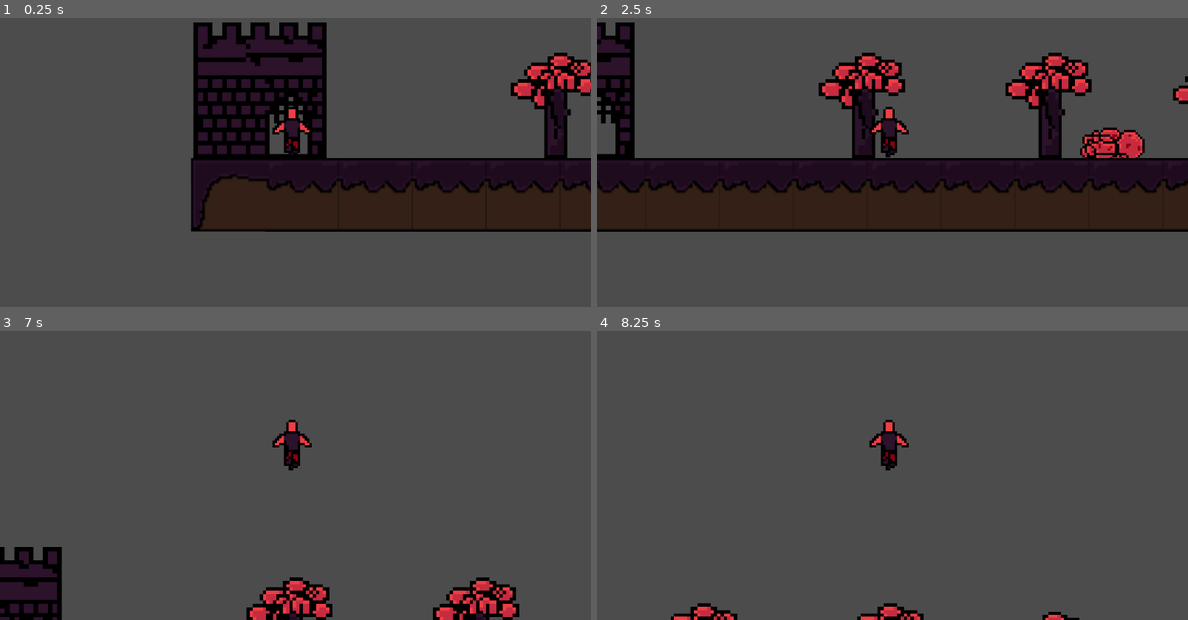
Above: before the commit, frames 1-4 (two rows, left to right).
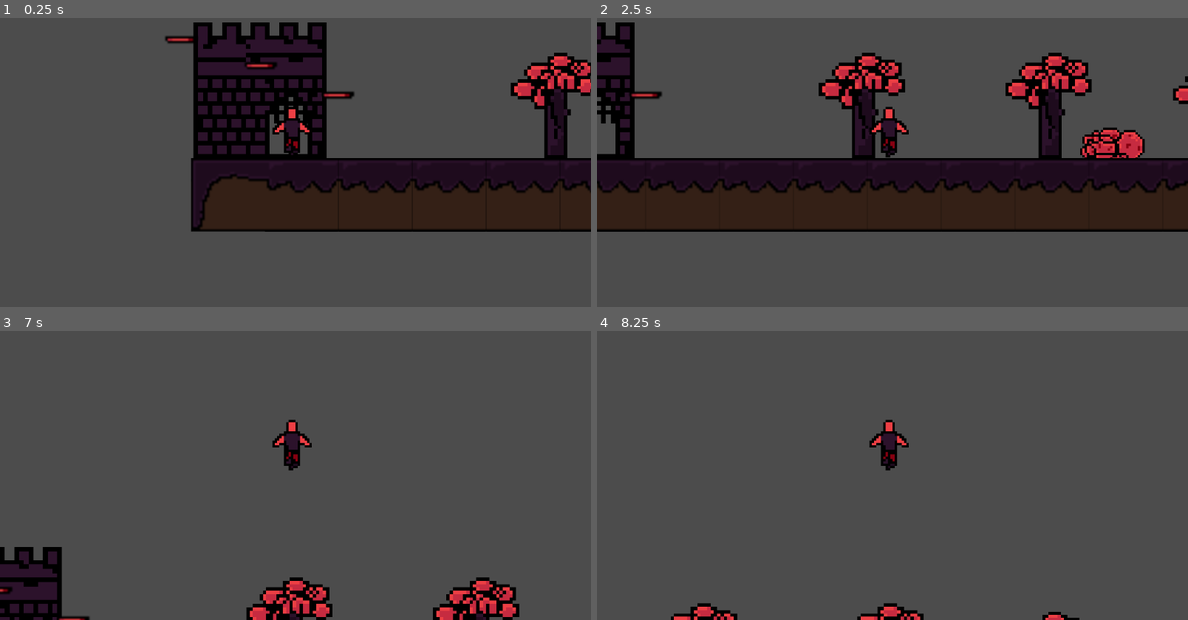
Above: after the commit, the same moments.

Repository: Diogoamorim27/GemeGeme
Game: Godot game, scene res://Beginning.tscn
Same seed, same stepped clock (60 frames per second), same inputs: the game is played once before the commit and once after it.
Inputs:
- Up to frame 1 (0.25 s): no input
- Up to frame 2 (2.5 s): tap Enter at 0.5 s; hold Right (ui_right) 0.53-2.03 s; tap Up (ui_up) at 0.77, 1.52 s; hold Left (ui_left) from 2.03 s (still down)
- Up to frame 3 (7 s): release Left (ui_left) at 2.78 s; hold Right (ui_right) 2.78-4.28 s; tap Up (ui_up) at 3.02, 3.77, 4.52, 6.02, 6.77 s; hold Left (ui_left) 4.28-5.03 s; hold Right (ui_right) 5.03-5.78 s; hold Left (ui_left) from 5.78 s (still down)
- Up to frame 4 (8.25 s): release Left (ui_left) at 7.28 s; hold Right (ui_right) from 7.28 s (still down); tap Up (ui_up) at 7.52 s

The runs differ from the first frame. In frame 1, 0.4% of the frame differs, in the area x 27-60%, y 6-29%; in frame 2, 0.1%; in frame 3, 0.1%; in frame 4, nothing differs.

Commit message:
levels started

Diff:
--- a/Beginning.tscn
+++ b/Beginning.tscn
@@ -1,14 +1,15 @@
-[gd_scene load_steps=22 format=2]
-
-[ext_resource path="res://Torre.png" type="Texture" id=1]
-[ext_resource path="res://árvorep.png" type="Texture" id=2]
+[gd_scene load_steps=23 format=2]
+
+[ext_resource path="res://Sprites/Torre.png" type="Texture" id=1]
+[ext_resource path="res://Sprites/árvorep.png" type="Texture" id=2]
 [ext_resource path="res://Player/Player.tscn" type="PackedScene" id=3]
-[ext_resource path="res://Arbusto.png" type="Texture" id=4]
-[ext_resource path="res://Personagem lutador.png" type="Texture" id=5]
-[ext_resource path="res://chao p1.png" type="Texture" id=6]
-[ext_resource path="res://chaoEsgoto.png" type="Texture" id=7]
-[ext_resource path="res://Parede.png" type="Texture" id=8]
-[ext_resource path="res://Chao escalamento.png" type="Texture" id=9]
+[ext_resource path="res://Sprites/Arbusto.png" type="Texture" id=4]
+[ext_resource path="res://Sprites/Personagem lutador.png" type="Texture" id=5]
+[ext_resource path="res://Sprites/chao p1.png" type="Texture" id=6]
+[ext_resource path="res://Sprites/chaoEsgoto.png" type="Texture" id=7]
+[ext_resource path="res://Sprites/Parede.png" type="Texture" id=8]
+[ext_resource path="res://Sprites/Chao escalamento.png" type="Texture" id=9]
+[ext_resource path="res://Sprites/Plataforma(1).png" type="Texture" id=10]
 
 [sub_resource type="ConvexPolygonShape2D" id=1]
 points = PoolVector2Array( 0, 0, 32, 0, 32, 32, 0, 32 )
@@ -16,12 +17,15 @@
 [sub_resource type="ConvexPolygonShape2D" id=2]
 points = PoolVector2Array( 0, 0, 32, 0, 32, 32, 0, 32 )
 
+[sub_resource type="ConvexPolygonShape2D" id=3]
+points = PoolVector2Array( 0, 0, 32, 0, 32, 32, 0, 32 )
+
+[sub_resource type="ConvexPolygonShape2D" id=4]
+points = PoolVector2Array( 0, 0, 32, 0, 32, 32, 0, 32 )
+
 [sub_resource type="ConvexPolygonShape2D" id=5]
 points = PoolVector2Array( 0, 0, 32, 0, 32, 32, 0, 32 )
 
-[sub_resource type="ConvexPolygonShape2D" id=3]
-points = PoolVector2Array( 0, 0, 32, 0, 32, 32, 0, 32 )
-
 [sub_resource type="ConvexPolygonShape2D" id=6]
 points = PoolVector2Array( 0, 0, 32, 0, 32, 32, 0, 32 )
 
@@ -40,10 +44,7 @@
 [sub_resource type="ConvexPolygonShape2D" id=11]
 points = PoolVector2Array( 0, 0, 32, 0, 32, 32, 0, 32 )
 
-[sub_resource type="ConvexPolygonShape2D" id=12]
-points = PoolVector2Array( 0, 0, 32, 0, 32, 32, 0, 32 )
-
-[sub_resource type="TileSet" id=4]
+[sub_resource type="TileSet" id=12]
 0/name = "chao p1.png 0"
 0/texture = ExtResource( 6 )
 0/tex_offset = Vector2( 0, 0 )
@@ -262,7 +263,19 @@
 flip_h = true
 
 [node name="TileMap" type="TileMap" parent="."]
-tile_set = SubResource( 4 )
+tile_set = SubResource( 12 )
 cell_size = Vector2( 32, 32 )
 format = 1
 tile_data = PoolIntArray( -131070, 0, 0, -131069, 0, 0, -131068, 0, 0, -131067, 0, 0, -131066, 0, 0, -131061, 0, 0, -13 …(1963 unchanged characters)…
+
+[node name="Plataforma(1)" type="Sprite" parent="."]
+position = Vector2( 63.7132, 423.164 )
+texture = ExtResource( 10 )
+
+[node name="Plataforma(1)2" type="Sprite" parent="."]
+position = Vector2( 30.346, 410.33 )
+texture = ExtResource( 10 )
+
+[node name="Plataforma(1)3" type="Sprite" parent="."]
+position = Vector2( -4.04794, 399.037 )
+texture = ExtResource( 10 )
--- /dev/null
+++ b/FirstScene.tscn
@@ -0,0 +1,211 @@
+[gd_scene load_steps=15 format=2]
+
+[ext_resource path="res://Sprites/Torre.png" type="Texture" id=1]
+[ext_resource path="res://Player/Player.tscn" type="PackedScene" id=2]
+[ext_resource path="res://Sprites/chao p1.png" type="Texture" id=3]
+[ext_resource path="res://Sprites/Parede.png" type="Texture" id=4]
+[ext_resource path="res://Sprites/árvorep.png" type="Texture" id=5]
+[ext_resource path="res://Sprites/Arbusto.png" type="Texture" id=6]
+[ext_resource path="res://Plataform.tscn" type="PackedScene" id=7]
+
+[sub_resource type="ConvexPolygonShape2D" id=1]
+points = PoolVector2Array( 0, 0, 32, 0, 32, 32, 0, 32 )
+
+[sub_resource type="ConvexPolygonShape2D" id=2]
+points = PoolVector2Array( 0, 0, 32, 0, 32, 32, 0, 32 )
+
+[sub_resource type="ConvexPolygonShape2D" id=3]
+points = PoolVector2Array( 0, 0, 32, 0, 32, 32, 0, 32 )
+
+[sub_resource type="ConvexPolygonShape2D" id=4]
+points = PoolVector2Array( 0, 0, 32, 0, 32, 32, 0, 32 )
+
+[sub_resource type="ConvexPolygonShape2D" id=5]
+points = PoolVector2Array( 0, 0, 32, 0, 32, 32, 0, 32 )
+
+[sub_resource type="ConvexPolygonShape2D" id=6]
+points = PoolVector2Array( 0, 0, 32, 0, 32, 32, 0, 32 )
+
+[sub_resource type="TileSet" id=7]
+0/name = "chao p1.png 0"
+0/texture = ExtResource( 3 )
+0/tex_offset = Vector2( 0, 0 )
+0/modulate = Color( 1, 1, 1, 1 )
+0/region = Rect2( 0, 0, 32, 32 )
+0/tile_mode = 0
+0/occluder_offset = Vector2( 0, 0 )
+0/navigation_offset = Vector2( 0, 0 )
+0/shapes = [ {
+"autotile_coord": Vector2( 0, 0 ),
+"one_way": false,
+"one_way_margin": 1.0,
+"shape": SubResource( 1 ),
+"shape_transform": Transform2D( 1, 0, 0, 1, 0, 0 )
+} ]
+0/z_index = 0
+1/name = "chao p1.png 1"
+1/texture = ExtResource( 3 )
+1/tex_offset = Vector2( 0, 0 )
+1/modulate = Color( 1, 1, 1, 1 )
+1/region = Rect2( 32, 0, 32, 32 )
+1/tile_mode = 0
+1/occluder_offset = Vector2( 0, 0 )
+1/navigation_offset = Vector2( 0, 0 )
+1/shapes = [ {
+"autotile_coord": Vector2( 0, 0 ),
+"one_way": false,
+"one_way_margin": 1.0,
+"shape": SubResource( 2 ),
+"shape_transform": Transform2D( 1, 0, 0, 1, 0, 0 )
+} ]
+1/z_index = 0
+2/name = "chao p1.png 2"
+2/texture = ExtResource( 3 )
+2/tex_offset = Vector2( 0, 0 )
+2/modulate = Color( 1, 1, 1, 1 )
+2/region = Rect2( 0, 32, 32, 32 )
+2/tile_mode = 0
+2/occluder_offset = Vector2( 0, 0 )
+2/navigation_offset = Vector2( 0, 0 )
+2/shapes = [ {
+"autotile_coord": Vector2( 0, 0 ),
+"one_way": false,
+"one_way_margin": 1.0,
+"shape": SubResource( 3 ),
+"shape_transform": Transform2D( 1, 0, 0, 1, 0, 0 )
+} ]
+2/z_index = 0
+3/name = "Parede.png 3"
+3/texture = ExtResource( 4 )
+3/tex_offset = Vector2( 0, 0 )
+3/modulate = Color( 1, 1, 1, 1 )
+3/region = Rect2( 0, 0, 32, 32 )
+3/tile_mode = 0
+3/occluder_offset = Vector2( 0, 0 )
+3/navigation_offset = Vector2( 0, 0 )
+3/shapes = [  ]
+3/z_index = 0
+4/name = "Parede.png 4"
+4/texture = ExtResource( 4 )
+4/tex_offset = Vector2( 0, 0 )
+4/modulate = Color( 1, 1, 1, 1 )
+4/region = Rect2( 32, 0, 32, 32 )
+4/tile_mode = 0
+4/occluder_offset = Vector2( 0, 0 )
+4/navigation_offset = Vector2( 0, 0 )
+4/shapes = [ {
+"autotile_coord": Vector2( 0, 0 ),
+"one_way": false,
+"one_way_margin": 1.0,
+"shape": SubResource( 4 ),
+"shape_transform": Transform2D( 1, 0, 0, 1, 0, 0 )
+} ]
+4/z_index = 0
+5/name = "Parede.png 5"
+5/texture = ExtResource( 4 )
+5/tex_offset = Vector2( 0, 0 )
+5/modulate = Color( 1, 1, 1, 1 )
+5/region = Rect2( 0, 32, 32, 32 )
+5/tile_mode = 0
+5/occluder_offset = Vector2( 0, 0 )
+5/navigation_offset = Vector2( 0, 0 )
+5/shapes = [ {
+"autotile_coord": Vector2( 0, 0 ),
+"one_way": false,
+"one_way_margin": 1.0,
+"shape": SubResource( 5 ),
+"shape_transform": Transform2D( 1, 0, 0, 1, 0, 0 )
+} ]
+5/z_index = 0
+6/name = "Parede.png 6"
+6/texture = ExtResource( 4 )
+6/tex_offset = Vector2( 0, 0 )
+6/modulate = Color( 1, 1, 1, 1 )
+6/region = Rect2( 0, 0, 32, 32 )
+6/tile_mode = 0
+6/occluder_offset = Vector2( 0, 0 )
+6/navigation_offset = Vector2( 0, 0 )
+6/shapes = [ {
+"autotile_coord": Vector2( 0, 0 ),
+"one_way": false,
+"one_way_margin": 1.0,
+"shape": SubResource( 6 ),
+"shape_transform": Transform2D( 1, 0, 0, 1, 0, 0 )
+} ]
+6/z_index = 0
+
+[node name="Node2D" type="Node2D"]
+
+[node name="Sprite" type="Sprite" parent="."]
+position = Vector2( 60.1442, 47.8948 )
+texture = ExtResource( 1 )
+vframes = 2
+hframes = 2
+
+[node name="Sprite4" type="Sprite" parent="."]
+position = Vector2( 60.5843, 23.2478 )
+texture = ExtResource( 1 )
+vframes = 2
+hframes = 2
+
+[node name="Sprite3" type="Sprite" parent="."]
+position = Vector2( 60.0314, 98.9172 )
+texture = ExtResource( 1 )
+vframes = 2
+hframes = 2
+
+[node name="Sprite2" type="Sprite" parent="."]
+position = Vector2( 60.1442, 73.6769 )
+texture = ExtResource( 1 )
+vframes = 2
+hframes = 2
+
+[node name="Player" parent="." instance=ExtResource( 2 )]
+position = Vector2( 101.599, 105.365 )
+
+[node name="TileMap" type="TileMap" parent="."]
+position = Vector2( 2.57214, -270.073 )
+tile_set = SubResource( 7 )
+cell_size = Vector2( 32, 32 )
+format = 1
+tile_data = PoolIntArray( 196616, 0, 0, 393227, 6, 0, 458763, 4, 0, 524299, 4, 0, 589835, 4, 0, 655371, 5, 0, 786432, 1, 0, 786433, 0, 0, 786434, 0, 0, 786435, 0, 0, 786436, 0, 0, 786437, 0, 0, 786438, 0, 0, 786439, 0, 0, 786440, 0, 0, 786441, 0, 0, 786442, 0, 0, 786443, 0, 0, 786444, 2, 0 )
+
+[node name="árvorep" type="Sprite" parent="."]
+position = Vector2( 121.801, 98.9561 )
+texture = ExtResource( 5 )
+
+[node name="árvorep2" type="Sprite" parent="."]
+position = Vector2( 24.0926, 98.5159 )
+texture = ExtResource( 5 )
+
+[node name="árvorep3" type="Sprite" parent="."]
+position = Vector2( 152.609, 98.0758 )
+texture = ExtResource( 5 )
+
+[node name="árvorep4" type="Sprite" parent="."]
+position = Vector2( 181.218, 98.5159 )
+texture = ExtResource( 5 )
+
+[node name="Arbusto" type="Sprite" parent="."]
+position = Vector2( 163.613, 99.3962 )
+texture = ExtResource( 6 )
+
+[node name="Arbusto2" type="Sprite" parent="."]
+position = Vector2( 269.683, 99.8363 )
+texture = ExtResource( 6 )
+
+[node name="Arbusto3" type="Sprite" parent="."]
+position = Vector2( 37.2963, 99.3962 )
+texture = ExtResource( 6 )
+
+[node name="Node2D" parent="." instance=ExtResource( 7 )]
+position = Vector2( 24.2583, 70.3967 )
+
+[node name="Node2D2" parent="." instance=ExtResource( 7 )]
+position = Vector2( -28.0636, 48.2788 )
+
+[node name="Node2D3" parent="." instance=ExtResource( 7 )]
+position = Vector2( 25.4474, 16.6479 )
+
+[node name="Node2D4" parent="." instance=ExtResource( 7 )]
+position = Vector2( 103.93, 81.0989 )
--- /dev/null
+++ b/Plataform.tscn
@@ -0,0 +1,19 @@
+[gd_scene load_steps=3 format=2]
+
+[ext_resource path="res://Sprites/Plataforma(1).png" type="Texture" id=1]
+
+[sub_resource type="RectangleShape2D" id=1]
+extents = Vector2( 13.3617, 1.51419 )
+
+[node name="Node2D" type="Node2D"]
+
+[node name="StaticBody2D" type="StaticBody2D" parent="."]
+
+[node name="CollisionShape2D" type="CollisionShape2D" parent="StaticBody2D"]
+position = Vector2( 61.6169, 0 )
+shape = SubResource( 1 )
+
+[node name="Plataforma(1)" type="Sprite" parent="StaticBody2D"]
+position = Vector2( 61.6525, 2.5859 )
+scale = Vector2( 1.83561, 1 )
+texture = ExtResource( 1 )
--- a/Player/Player.tscn
+++ b/Player/Player.tscn
@@ -1,7 +1,8 @@
 [gd_scene load_steps=6 format=2]
 
 [ext_resource path="res://Player/Player.gd" type="Script" id=1]
-[ext_resource path="res://Player.png" type="Texture" id=2]
+[ext_resource path="res://Sprites/Player.png" type="Texture" id=2]
+
 
 [sub_resource type="CapsuleShape2D" id=1]
 radius = 3.5833
Not shown: 9 places in Beginning.tscn that only renumber resources
Renamed: Arbusto.png -> Sprites/Arbusto.png
Not shown, changed: Sprites/Arbusto.png.import
Renamed: Chao escalamento.png -> Sprites/Chao escalamento.png
Not shown, changed: Sprites/Chao escalamento.png.import
Renamed: Parede.png -> Sprites/Parede.png
Not shown, changed: Sprites/Parede.png.import
Renamed: Personagem lutador.png -> Sprites/Personagem lutador.png
Not shown, changed: Sprites/Personagem lutador.png.import
Binary file added: Sprites/Plataforma(1).png
Not shown, changed: Sprites/Plataforma(1).png.import
Renamed: Player-4.png.png -> Sprites/Player-4.png.png
(and 11 more such lines)
